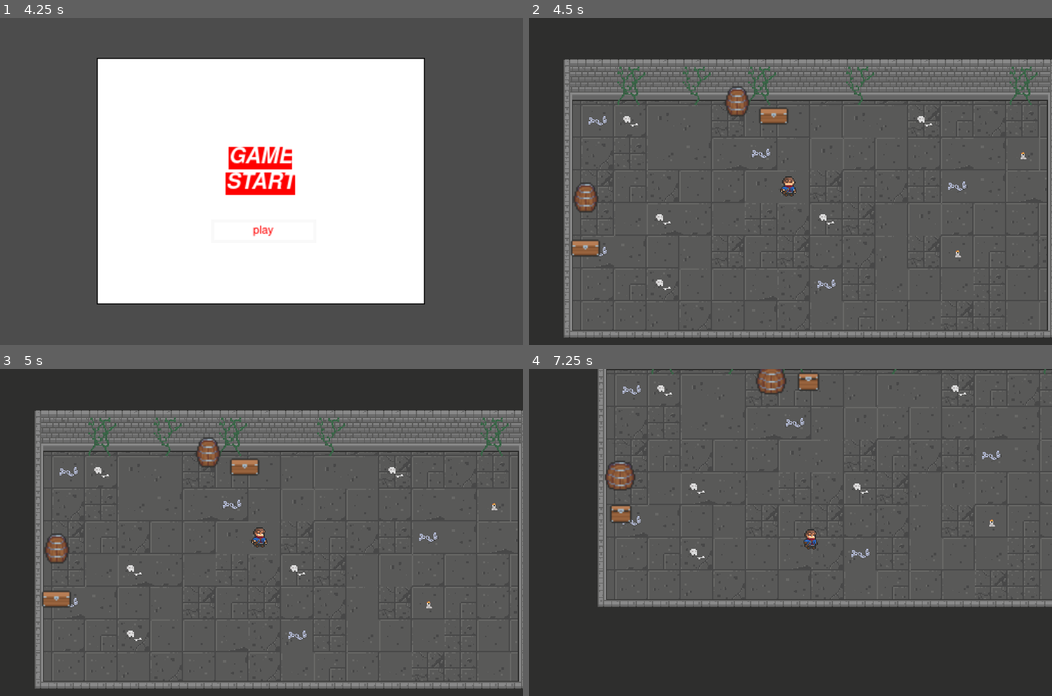
Above: before the commit, frames 1-4 (two rows, left to right).
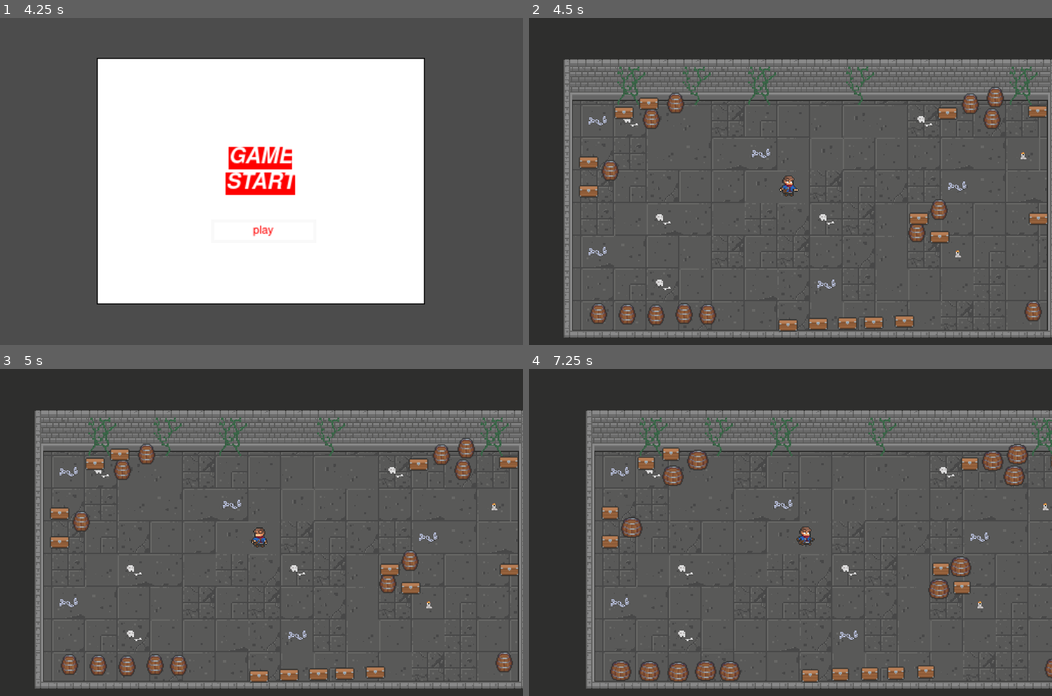
Above: after the commit, the same moments.

Repository: bandreetto/mimic-dungeon
Game: Godot game, scene res://scenes/main/main.tscn
Same seed, same stepped clock (60 frames per second), same inputs: the game is played once before the commit and once after it.
Inputs (mouse positions are in pixels of both pictures, inside the frame that each line leads up to):
- Up to frame 1 (4.25 s): tap Enter at 0.5, 2, 3.5 s; hold Right (ui_right) 0.53-1.28 s; hold Space (ui_select) 0.53-1.28 s; hold Down (ui_down) 1.28-2.03 s; tap Space (ui_select) at 1.35, 1.52, 1.82, 2.85, 3.02, 3.32 s; hold Right (ui_right) 2.03-2.78 s; hold Space (ui_select) 2.03-2.78 s; hold Up (ui_up) 2.78-3.53 s; hold Left (ui_left) from 3.53 s (still down); hold Space (ui_select) from 3.53 s (still down)
- Up to frame 2 (4.5 s): release Left (ui_left) at 4.25 s; release Space (ui_select) at 4.25 s; click (790, 240) at 4.25 s
- Up to frame 3 (5 s): no input
- Up to frame 4 (7.25 s): hold Left (ui_left) 5.03-5.78 s; tap Space (ui_select) at 5.1, 5.27, 5.57, 6.6, 6.77, 7.07 s; hold Down (ui_down) 5.78-6.53 s; hold Space (ui_select) 5.78-6.53 s; hold Right (ui_right) from 6.53 s (still down)

Frame 1 is identical in both runs. In frame 2, 5.0% of the frame differs, in the area x 8-100%, y 21-96%; in frame 3, 5.0%; in frame 4, 43%, in the area x 10-100%, y 0-98%.

Commit message:
Adde destroyed effect for barrels and chests. Added atack animation for player

Diff:
--- a/levels/level-1.tscn
+++ b/levels/level-1.tscn
@@ -3,11 +3,11 @@
 [ext_resource path="res://environment/misc.tres" type="TileSet" id=1]
 [ext_resource path="res://environment/walls.tres" type="TileSet" id=2]
 [ext_resource path="res://environment/floors.tres" type="TileSet" id=3]
-[ext_resource path="res://player/player.tscn" type="PackedScene" id=4]
-[ext_resource path="res://mimic/mimic1/mimic.tscn" type="PackedScene" id=5]
-[ext_resource path="res://mimic/mimic2/mimic2.tscn" type="PackedScene" id=6]
+[ext_resource path="res://scenes/player/player.tscn" type="PackedScene" id=4]
+[ext_resource path="res://scenes/chest/chest.tscn" type="PackedScene" id=5]
+[ext_resource path="res://scenes/barrel/barrel.tscn" type="PackedScene" id=6]
 
-[node name="level-1" type="Node2D"]
+[node name="level-1" type="YSort"]
 
 [node name="Floors" type="TileMap" parent="."]
 tile_set = ExtResource( 3 )
@@ -44,17 +44,92 @@
 drag_margin_right = 0.0
 drag_margin_bottom = 0.0
 
-[node name="enemies" type="Node2D" parent="."]
+[node name="destroy" type="YSort" parent="."]
 
-[node name="mimic2" parent="enemies" instance=ExtResource( 5 )]
-position = Vector2( -122, 15 )
+[node name="barrels" type="Node2D" parent="destroy"]
 
-[node name="mimic4" parent="enemies" instance=ExtResource( 6 )]
-position = Vector2( -27.3724, 141.581 )
+[node name="barrel" parent="destroy/barrels" instance=ExtResource( 6 )]
+position = Vector2( 49.3891, 268.303 )
 
-[node name="mimic5" parent="enemies" instance=ExtResource( 6 )]
-position = Vector2( 156.683, 12.2704 )
+[node name="barrel2" parent="destroy/barrels" instance=ExtResource( 6 )]
+position = Vector2( 105.983, 269.299 )
 
-[node name="mimic" parent="enemies" instance=ExtResource( 5 )]
-position = Vector2( 26, -79 )
-isMimic = true
+[node name="barrel3" parent="destroy/barrels" instance=ExtResource( 6 )]
+position = Vector2( 77.4826, 268.902 )
+
+[node name="barrel4" parent="destroy/barrels" instance=ExtResource( 6 )]
+position = Vector2( 133.059, 268.123 )
+
+[node name="barrel5" parent="destroy/barrels" instance=ExtResource( 6 )]
+position = Vector2( 156.394, 268.83 )
+
+[node name="barrel6" parent="destroy/barrels" instance=ExtResource( 6 )]
+position = Vector2( 382.668, 166.3 )
+
+[node name="barrel7" parent="destroy/barrels" instance=ExtResource( 6 )]
+position = Vector2( 361.455, 188.22 )
+
+[node name="barrel8" parent="destroy/barrels" instance=ExtResource( 6 )]
+position = Vector2( 125.149, 61.9722 )
+
+[node name="barrel9" parent="destroy/barrels" instance=ExtResource( 6 )]
+position = Vector2( 475.015, 266.02 )
+
+[node name="barrel10" parent="destroy/barrels" instance=ExtResource( 6 )]
+position = Vector2( 434.755, 77.4356 )
+
+[node name="barrel11" parent="destroy/barrels" instance=ExtResource( 6 )]
+position = Vector2( 437.934, 56.2464 )
+
+[node name="barrel12" parent="destroy/barrels" instance=ExtResource( 6 )]
+position = Vector2( 413.566, 62.6031 )
+
+[node name="barrel13" parent="destroy/barrels" instance=ExtResource( 6 )]
+position = Vector2( 60.7649, 128.29 )
+
+[node name="barrel14" parent="destroy/barrels" instance=ExtResource( 6 )]
+position = Vector2( 101.024, 77.4356 )
+
+[node name="chests" type="Node2D" parent="destroy"]
+
+[node name="chest" parent="destroy/chests" instance=ExtResource( 5 )]
+position = Vector2( 234.882, 270.952 )
+
+[node name="chest2" parent="destroy/chests" instance=ExtResource( 5 )]
+position = Vector2( 293.565, 268.835 )
+
+[node name="chest3" parent="destroy/chests" instance=ExtResource( 5 )]
+position = Vector2( 319.028, 268.123 )
+
+[node name="chest4" parent="destroy/chests" instance=ExtResource( 5 )]
+position = Vector2( 264.581, 269.538 )
+
+[node name="chest5" parent="destroy/chests" instance=ExtResource( 5 )]
+position = Vector2( 348.727, 266.709 )
+
+[node name="chest6" parent="destroy/chests" instance=ExtResource( 5 )]
+position = Vector2( 480.249, 166.3 )
+
+[node name="chest7" parent="destroy/chests" instance=ExtResource( 5 )]
+position = Vector2( 362.869, 166.3 )
+
+[node name="chest8" parent="destroy/chests" instance=ExtResource( 5 )]
+position = Vector2( 383.375, 184.685 )
+
+[node name="chest9" parent="destroy/chests" instance=ExtResource( 5 )]
+position = Vector2( 98.9056, 54.1274 )
+
+[node name="chest10" parent="destroy/chests" instance=ExtResource( 5 )]
+position = Vector2( 74.5379, 62.6031 )
+
+[node name="chest11" parent="destroy/chests" instance=ExtResource( 5 )]
+position = Vector2( 39.5756, 111.338 )
+
+[node name="chest12" parent="destroy/chests" instance=ExtResource( 5 )]
+position = Vector2( 39.5756, 139.944 )
+
+[node name="chest13" parent="destroy/chests" instance=ExtResource( 5 )]
+position = Vector2( 391.317, 63.6626 )
+
+[node name="chest14" parent="destroy/chests" instance=ExtResource( 5 )]
+position = Vector2( 479.253, 61.5437 )
--- a/mimic/mimic1/mimic.tscn
+++ /dev/null
@@ -1,26 +0,0 @@
-[gd_scene load_steps=4 format=2]
-
-[ext_resource path="res://mimic/mimic1/mimic.gd" type="Script" id=1]
-[ext_resource path="res://mimic/mimic1/mimic.tres" type="SpriteFrames" id=2]
-
-[sub_resource type="RectangleShape2D" id=1]
-extents = Vector2( 11.7597, 10.991 )
-
-[node name="mimic" type="KinematicBody2D"]
-collision_layer = 4
-collision_mask = 2147483649
-script = ExtResource( 1 )
-__meta__ = {
-"_edit_group_": true
-}
-
-[node name="sprite" type="AnimatedSprite" parent="."]
-position = Vector2( 159.299, 139.707 )
-scale = Vector2( 1.42251, 1.46189 )
-frames = ExtResource( 2 )
-animation = "idle"
-playing = true
-
-[node name="CollisionShape2D" type="CollisionShape2D" parent="."]
-position = Vector2( 157.878, 147.461 )
-shape = SubResource( 1 )
--- a/player/player.gd
+++ /dev/null
@@ -1,27 +0,0 @@
-extends KinematicBody2D
-
-const velocity = Vector2(0,0)
-const SPEED = 100
-
-func _physics_process(delta):
-	if Input.is_action_pressed("ui_up"):
-		velocity.y = -SPEED
-		$Sprite.play('walk')
-	elif Input.is_action_pressed("ui_down"):
-		velocity.y = SPEED
-		$Sprite.play('walk')
-	elif Input.is_action_pressed("ui_right"):
-		velocity.x = SPEED
-		$Sprite.play('walk')
-		$Sprite.flip_h = false
-	elif Input.is_action_pressed("ui_left"):
-		velocity.x = -SPEED
-		$Sprite.play('walk')
-		$Sprite.flip_h = true
-	else:
-		$Sprite.play('idle')
-
-	move_and_slide(velocity)
-
-	velocity.x = lerp(velocity.x, 0, 0.2)
-	velocity.y = lerp(velocity.y, 0, 0.2)
--- a/player/player.tscn
+++ /dev/null
@@ -1,27 +0,0 @@
-[gd_scene load_steps=4 format=2]
-
-[ext_resource path="res://player/player.gd" type="Script" id=1]
-[ext_resource path="res://player/player-frames.tres" type="SpriteFrames" id=2]
-
-[sub_resource type="CapsuleShape2D" id=1]
-radius = 7.0
-height = 6.0
-
-[node name="player" type="KinematicBody2D"]
-position = Vector2( 0, 0.471935 )
-collision_mask = 2
-script = ExtResource( 1 )
-__meta__ = {
-"_edit_group_": true
-}
-
-[node name="Sprite" type="AnimatedSprite" parent="."]
-frames = ExtResource( 2 )
-animation = "idle"
-frame = 9
-playing = true
-
-[node name="CollisionShape2D" type="CollisionShape2D" parent="."]
-visible = false
-position = Vector2( -2, 5 )
-shape = SubResource( 1 )
--- a/scenes/Hitbox/Hitbox.tscn
+++ /dev/null
@@ -1,5 +0,0 @@
-[gd_scene format=2]
-
-[node name="Hitbox" type="Area2D"]
-
-[node name="CollisionShape2D" type="CollisionShape2D" parent="."]
--- a/scenes/Hutbox/Hutbox.tscn
+++ /dev/null
@@ -1,5 +0,0 @@
-[gd_scene format=2]
-
-[node name="Hutbox" type="Area2D"]
-
-[node name="CollisionShape2D" type="CollisionShape2D" parent="."]
--- /dev/null
+++ b/scenes/barrel/barrel.gd
@@ -0,0 +1,13 @@
+extends Node2D
+
+func _on_hurtbox_area_entered(area):
+	create_destroy_effect()
+	queue_free()
+
+func create_destroy_effect():
+	var scene = load("res://scenes/barrel/effect/barrelEffect.tscn")
+	var instance = scene.instance()
+
+	var main = get_tree().current_scene
+	instance.global_position = global_position
+	main.add_child(instance)
--- /dev/null
+++ b/scenes/barrel/barrel.tscn
@@ -0,0 +1,55 @@
+[gd_scene load_steps=9 format=2]
+
+[ext_resource path="res://assets/mimic/Mimic Sprite Sheet.png" type="Texture" id=1]
+[ext_resource path="res://scenes/barrel/barrel.gd" type="Script" id=2]
+
+[sub_resource type="AtlasTexture" id=1]
+flags = 4
+atlas = ExtResource( 1 )
+region = Rect2( 0, 224, 32, 32 )
+
+[sub_resource type="AtlasTexture" id=2]
+flags = 4
+atlas = ExtResource( 1 )
+region = Rect2( 32, 224, 32, 32 )
+
+[sub_resource type="AtlasTexture" id=3]
+flags = 4
+atlas = ExtResource( 1 )
+region = Rect2( 64, 224, 32, 32 )
+
+[sub_resource type="SpriteFrames" id=4]
+animations = [ {
+"frames": [ SubResource( 1 ), SubResource( 2 ), SubResource( 3 ) ],
+"loop": true,
+"name": "idle",
+"speed": 5.0
+} ]
+
+[sub_resource type="RectangleShape2D" id=5]
+extents = Vector2( 5.81696, 5.44363 )
+
+[sub_resource type="RectangleShape2D" id=6]
+extents = Vector2( 5.25509, 5.25635 )
+
+[node name="barrel" type="Node2D"]
+script = ExtResource( 2 )
+
+[node name="StaticBody2D" type="StaticBody2D" parent="."]
+
+[node name="Sprite" type="AnimatedSprite" parent="StaticBody2D"]
+frames = SubResource( 4 )
+animation = "idle"
+frame = 2
+playing = true
+
+[node name="CollisionShape2D" type="CollisionShape2D" parent="StaticBody2D"]
+position = Vector2( -0.749153, 5.24407 )
+shape = SubResource( 5 )
+
+[node name="hurtbox" type="Area2D" parent="."]
+
+[node name="CollisionShape2D" type="CollisionShape2D" parent="hurtbox"]
+position = Vector2( -0.749149, 5.24407 )
+shape = SubResource( 6 )
+[connection signal="area_entered" from="hurtbox" to="." method="_on_hurtbox_area_entered"]
--- /dev/null
+++ b/scenes/barrel/effect/barrelEffect.gd
@@ -0,0 +1,7 @@
+extends Node2D
+
+func _ready():
+	$sprite.play('destroyed')
+
+func _on_sprite_animation_finished():
+	queue_free()
--- /dev/null
+++ b/scenes/barrel/effect/barrelEffect.tscn
@@ -0,0 +1,42 @@
+[gd_scene load_steps=8 format=2]
+
+[ext_resource path="res://assets/destructable/Destructible Objects Sprite Sheet.png" type="Texture" id=1]
+[ext_resource path="res://scenes/barrel/effect/barrelEffect.gd" type="Script" id=2]
+
+[sub_resource type="AtlasTexture" id=1]
+flags = 4
+atlas = ExtResource( 1 )
+region = Rect2( 192, 64, 64, 64 )
+
+[sub_resource type="AtlasTexture" id=2]
+flags = 4
+atlas = ExtResource( 1 )
+region = Rect2( 256, 64, 64, 64 )
+
+[sub_resource type="AtlasTexture" id=3]
+flags = 4
+atlas = ExtResource( 1 )
+region = Rect2( 320, 64, 64, 64 )
+
+[sub_resource type="AtlasTexture" id=4]
+flags = 4
+atlas = ExtResource( 1 )
+region = Rect2( 384, 64, 64, 64 )
+
+[sub_resource type="SpriteFrames" id=5]
+animations = [ {
+"frames": [ SubResource( 1 ), SubResource( 2 ), SubResource( 3 ), SubResource( 4 ) ],
+"loop": true,
+"name": "destroyed",
+"speed": 3.0
+} ]
+
+[node name="barrelEffect" type="Node2D"]
+script = ExtResource( 2 )
+
+[node name="sprite" type="AnimatedSprite" parent="."]
+frames = SubResource( 5 )
+animation = "destroyed"
+frame = 1
+playing = true
+[connection signal="animation_finished" from="sprite" to="." method="_on_sprite_animation_finished"]
--- /dev/null
+++ b/scenes/chest/chest.gd
@@ -0,0 +1,13 @@
+extends Node2D
+
+func _on_hutbox_area_entered(area):
+	create_destroy_effect()
+	queue_free()
+
+
+func create_destroy_effect():
+	var scene = load("res://scenes/chest/effect/chestEffect.tscn")
+	var instance = scene.instance()
+	var main = get_tree().current_scene
+	instance.global_position = global_position
+	main.add_child(instance)
--- /dev/null
+++ b/scenes/chest/chest.tscn
@@ -0,0 +1,55 @@
+[gd_scene load_steps=9 format=2]
+
+[ext_resource path="res://scenes/chest/chest.gd" type="Script" id=1]
+[ext_resource path="res://assets/mimic/Mimic Sprite Sheet.png" type="Texture" id=2]
+
+[sub_resource type="AtlasTexture" id=1]
+flags = 4
+atlas = ExtResource( 2 )
+region = Rect2( 0, 0, 32, 32 )
+
+[sub_resource type="AtlasTexture" id=2]
+flags = 4
+atlas = ExtResource( 2 )
+region = Rect2( 32, 0, 32, 32 )
+
+[sub_resource type="AtlasTexture" id=3]
+flags = 4
+atlas = ExtResource( 2 )
+region = Rect2( 64, 0, 32, 32 )
+
+[sub_resource type="SpriteFrames" id=4]
+animations = [ {
+"frames": [ SubResource( 1 ), SubResource( 2 ), SubResource( 3 ) ],
+"loop": true,
+"name": "idle",
+"speed": 5.0
+} ]
+
+[sub_resource type="RectangleShape2D" id=5]
+extents = Vector2( 5.2551, 4.50719 )
+
+[sub_resource type="RectangleShape2D" id=6]
+extents = Vector2( 4.88051, 3.75804 )
+
+[node name="chest" type="Node2D"]
+script = ExtResource( 1 )
+
+[node name="StaticBody2D" type="StaticBody2D" parent="."]
+
+[node name="Sprite" type="AnimatedSprite" parent="StaticBody2D"]
+frames = SubResource( 4 )
+animation = "idle"
+frame = 1
+playing = true
+
+[node name="CollisionShape2D" type="CollisionShape2D" parent="StaticBody2D"]
+position = Vector2( -0.187294, 8.24069 )
+shape = SubResource( 5 )
+
+[node name="hutbox" type="Area2D" parent="."]
+
+[node name="CollisionShape2D" type="CollisionShape2D" parent="hutbox"]
+position = Vector2( -0.749149, 8.98984 )
+shape = SubResource( 6 )
+[connection signal="area_entered" from="hutbox" to="." method="_on_hutbox_area_entered"]
--- /dev/null
+++ b/scenes/chest/effect/chestEffect.gd
@@ -0,0 +1,7 @@
+extends Node2D
+
+func _ready():
+	$sprite.play('destroyed')
+
+func _on_sprite_animation_finished():
+	queue_free()
--- /dev/null
+++ b/scenes/chest/effect/chestEffect.tscn
@@ -0,0 +1,47 @@
+[gd_scene load_steps=9 format=2]
+
+[ext_resource path="res://assets/destructable/Destructible Objects Sprite Sheet.png" type="Texture" id=1]
+[ext_resource path="res://scenes/chest/effect/chestEffect.gd" type="Script" id=2]
+
+[sub_resource type="AtlasTexture" id=1]
+flags = 4
+atlas = ExtResource( 1 )
+region = Rect2( 128, 192, 64, 64 )
+
+[sub_resource type="AtlasTexture" id=2]
+flags = 4
+atlas = ExtResource( 1 )
+region = Rect2( 192, 192, 64, 64 )
+
+[sub_resource type="AtlasTexture" id=3]
+flags = 4
+atlas = ExtResource( 1 )
+region = Rect2( 256, 192, 64, 64 )
+
+[sub_resource type="AtlasTexture" id=4]
+flags = 4
+atlas = ExtResource( 1 )
+region = Rect2( 320, 192, 64, 64 )
+
+[sub_resource type="AtlasTexture" id=5]
+flags = 4
+atlas = ExtResource( 1 )
+region = Rect2( 384, 192, 64, 64 )
+
+[sub_resource type="SpriteFrames" id=6]
+animations = [ {
+"frames": [ SubResource( 1 ), SubResource( 2 ), SubResource( 3 ), SubResource( 4 ), SubResource( 5 ) ],
+"loop": true,
+"name": "destroyed",
+"speed": 3.0
+} ]
+
+[node name="chestEffect" type="Node2D"]
+script = ExtResource( 2 )
+
+[node name="sprite" type="AnimatedSprite" parent="."]
+frames = SubResource( 6 )
+animation = "destroyed"
+frame = 1
+playing = true
+[connection signal="animation_finished" from="sprite" to="." method="_on_sprite_animation_finished"]
--- a/mimic/mimic1/mimic.gd
+++ b/scenes/mimic/mimic1/mimic.gd
@@ -19,3 +19,8 @@
 		velocity.y += 2 * direction
 
 		velocity = move_and_slide(velocity, Vector2.ZERO)
+
+
+func _on_hurtbox_area_entered(area):
+	print('entered')
+	$sprite.play('attack')
--- /dev/null
+++ b/scenes/mimic/mimic1/mimic.tscn
@@ -0,0 +1,39 @@
+[gd_scene load_steps=5 format=2]
+
+[ext_resource path="res://scenes/mimic/mimic1/mimic.gd" type="Script" id=1]
+[ext_resource path="res://scenes/mimic/mimic1/mimic.tres" type="SpriteFrames" id=2]
+
+[sub_resource type="RectangleShape2D" id=1]
+extents = Vector2( 11.7597, 10.991 )
+
+[sub_resource type="CapsuleShape2D" id=2]
+radius = 25.5018
+height = 0.0
+
+[node name="mimic" type="KinematicBody2D"]
+position = Vector2( -9.11334, -4.65241 )
+collision_layer = 4
+collision_mask = 2147483649
+script = ExtResource( 1 )
+__meta__ = {
+"_edit_group_": true
+}
+
+[node name="sprite" type="AnimatedSprite" parent="."]
+position = Vector2( 159.299, 139.707 )
+scale = Vector2( 1.42251, 1.46189 )
+frames = ExtResource( 2 )
+animation = "idle"
+frame = 1
+playing = true
+
+[node name="CollisionShape2D" type="CollisionShape2D" parent="."]
+position = Vector2( 157.878, 147.461 )
+shape = SubResource( 1 )
+
+[node name="hurtbox" type="Area2D" parent="."]
+
+[node name="CollisionShape2D" type="CollisionShape2D" parent="hurtbox"]
+position = Vector2( 157.569, 146.674 )
+shape = SubResource( 2 )
+[connection signal="area_entered" from="hurtbox" to="." method="_on_hurtbox_area_entered"]
--- a/mimic/mimic2/mimic2.tscn
+++ b/scenes/mimic/mimic2/mimic2.tscn
@@ -1,7 +1,8 @@
 [gd_scene load_steps=4 format=2]
 
-[ext_resource path="res://mimic/mimic2/mimic2.tres" type="SpriteFrames" id=1]
-[ext_resource path="res://mimic/mimic2/mimic2.gd" type="Script" id=2]
+[ext_resource path="res://scenes/mimic/mimic2/mimic2.tres" type="SpriteFrames" id=1]
+[ext_resource path="res://scenes/mimic/mimic2/mimic2.gd" type="Script" id=2]
+
 
 [sub_resource type="RectangleShape2D" id=1]
 extents = Vector2( 10.1207, 8.05523 )
--- /dev/null
+++ b/scenes/player/player.gd
@@ -0,0 +1,35 @@
+extends KinematicBody2D
+
+const velocity = Vector2(0,0)
+const SPEED = 100
+
+var animationPlayer = null
+
+func _ready():
+	animationPlayer = $AnimationPlayer
+
+func _physics_process(delta):
+	if Input.is_action_pressed("ui_select"):
+		animationPlayer.play("attack1")
+	else:
+		if Input.is_action_pressed("ui_up"):
+			velocity.y = -SPEED
+			animationPlayer.play('walk')
+		elif Input.is_action_pressed("ui_down"):
+			velocity.y = SPEED
+			animationPlayer.play('walk')
+		elif Input.is_action_pressed("ui_right"):
+			velocity.x = SPEED
+			animationPlayer.play('walk')
+			$Sprite.scale.x = 1
+		elif Input.is_action_pressed("ui_left"):
+			velocity.x = -SPEED
+			animationPlayer.play('walk')
+			$Sprite.scale.x = -1
+		else:
+			animationPlayer.play('idle')
+
+		move_and_slide(velocity)
+
+		velocity.x = lerp(velocity.x, 0, 0.2)
+		velocity.y = lerp(velocity.y, 0, 0.2)
--- /dev/null
+++ b/scenes/player/player.tscn
@@ -0,0 +1,100 @@
+[gd_scene load_steps=8 format=2]
+
+[ext_resource path="res://scenes/player/player.gd" type="Script" id=1]
+[ext_resource path="res://assets/player/adventurer-sprite-sheet.png" type="Texture" id=2]
+
+[sub_resource type="RectangleShape2D" id=7]
+extents = Vector2( 4.62658, 8.58698 )
+
+[sub_resource type="RectangleShape2D" id=6]
+extents = Vector2( 4.41628, 4.47641 )
+
+[sub_resource type="Animation" id=3]
+resource_name = "attack1"
+length = 0.7
+tracks/0/type = "value"
+tracks/0/path = NodePath("Sprite:frame")
+tracks/0/interp = 1
+tracks/0/loop_wrap = true
+tracks/0/imported = false
+tracks/0/enabled = true
+tracks/0/keys = {
+"times": PoolRealArray( 0, 0.1, 0.2, 0.3, 0.4, 0.5, 0.6 ),
+"transitions": PoolRealArray( 1, 1, 1, 1, 1, 1, 1 ),
+"update": 1,
+"values": [ 27, 28, 29, 30, 31, 32, 33 ]
+}
+tracks/1/type = "value"
+tracks/1/path = NodePath("Sprite/Swordhit/SwordCollision:disabled")
+tracks/1/interp = 1
+tracks/1/loop_wrap = true
+tracks/1/imported = false
+tracks/1/enabled = true
+tracks/1/keys = {
+"times": PoolRealArray( 0, 0.1, 0.2, 0.3, 0.4, 0.5, 0.6, 0.7 ),
+"transitions": PoolRealArray( 1, 1, 1, 1, 1, 1, 1, 1 ),
+"update": 1,
+"values": [ true, false, false, true, true, true, true, true ]
+}
+
+[sub_resource type="Animation" id=5]
+resource_name = "idle"
+length = 1.3
+loop = true
+tracks/0/type = "value"
+tracks/0/path = NodePath("Sprite:frame")
+tracks/0/interp = 1
+tracks/0/loop_wrap = true
+tracks/0/imported = false
+tracks/0/enabled = true
+tracks/0/keys = {
+"times": PoolRealArray( 0, 0.1, 0.2, 0.3, 0.4, 0.5, 0.6, 0.7, 0.8, 0.9, 1, 1.1, 1.2 ),
+"transitions": PoolRealArray( 1, 1, 1, 1, 1, 1, 1, 1, 1, 1, 1, 1, 1 ),
+"update": 1,
+"values": [ 0, 1, 2, 3, 4, 5, 6, 7, 8, 9, 10, 11, 12 ]
+}
+
+[sub_resource type="Animation" id=4]
+resource_name = "walk"
+length = 0.8
+loop = true
+tracks/0/type = "value"
+tracks/0/path = NodePath("Sprite:frame")
+tracks/0/interp = 1
+tracks/0/loop_wrap = true
+tracks/0/imported = false
+tracks/0/enabled = true
+tracks/0/keys = {
+"times": PoolRealArray( 0, 0.1, 0.2, 0.3, 0.4, 0.5, 0.6, 0.7 ),
+"transitions": PoolRealArray( 1, 1, 1, 1, 1, 1, 1, 1 ),
+"update": 1,
+"values": [ 13, 14, 15, 16, 17, 18, 19, 20 ]
+}
+
+[node name="player" type="KinematicBody2D"]
+position = Vector2( 0, 0.471935 )
+collision_mask = 2
+script = ExtResource( 1 )
+
+[node name="Sprite" type="Sprite" parent="."]
+texture = ExtResource( 2 )
+vframes = 16
+hframes = 13
+frame = 27
+
+[node name="Swordhit" type="Area2D" parent="Sprite"]
+
+[node name="SwordCollision" type="CollisionShape2D" parent="Sprite/Swordhit"]
+position = Vector2( 12.1737, 5.24408 )
+shape = SubResource( 7 )
+disabled = true
+
+[node name="CollisionShape2D" type="CollisionShape2D" parent="."]
+position = Vector2( -1.88989, 5.98462 )
+shape = SubResource( 6 )
+
+[node name="AnimationPlayer" type="AnimationPlayer" parent="."]
+autoplay = "idle"
+anims/attack1 = SubResource( 3 )
+anims/idle = SubResource( 5 )
+anims/walk = SubResource( 4 )
Binary file added: assets/destructable/Destructible Objects Sprite Sheet.png
Not shown, added: assets/destructable/Destructible Objects Sprite Sheet.png.import
Renamed: mimic/mimic1/mimic.tres -> scenes/mimic/mimic1/mimic.tres
Renamed: mimic/mimic2/mimic2.gd -> scenes/mimic/mimic2/mimic2.gd
Not shown: 2 places in scenes/mimic/mimic2/mimic2.tres that only renumber resources
Renamed: player/player-frames.tres -> scenes/player/player-frames.tres
